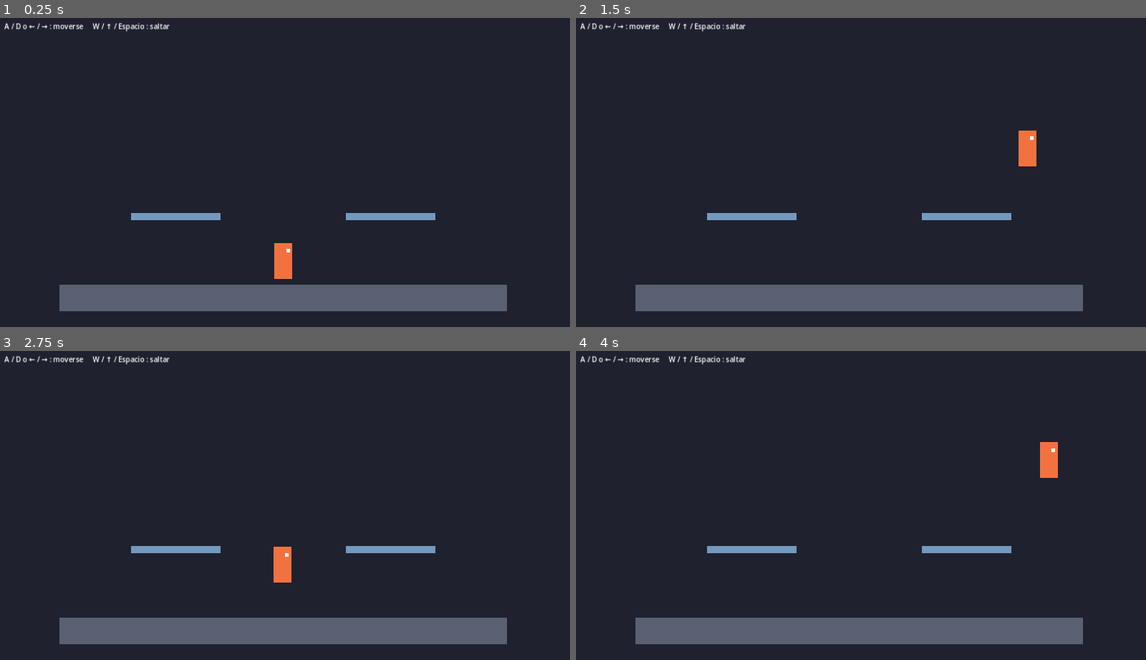
Above: before the commit, frames 1-4 (two rows, left to right).
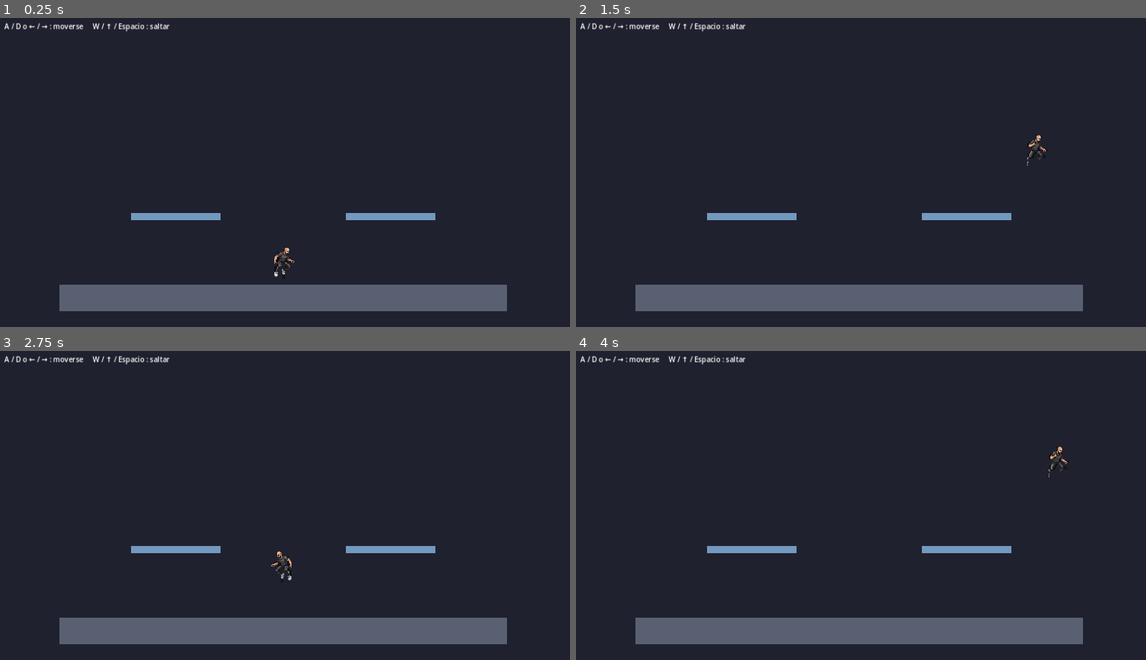
Above: after the commit, the same moments.

Repository: Hatecat/brawltopia
Game: Godot game, scene res://scenes/main.tscn
The game is run twice, just before and just after one commit, with the same random seed, the same clock (stepped at 60 frames per second) and the same inputs.
Inputs:
- Up to frame 1 (0.25 s): no input
- Up to frame 2 (1.5 s): hold D (move_right) from 0.53 s (still down); tap W (jump) at 0.6, 0.77, 1.07, 1.35 s
- Up to frame 3 (2.75 s): tap W (jump) at 1.52, 1.82, 2.1 s; release D (move_right) at 2.03 s; hold A (move_left) from 2.03 s (still down)
- Up to frame 4 (4 s): release A (move_left) at 2.78 s; hold D (move_right) from 2.78 s (still down); tap W (jump) at 2.85, 3.02, 3.32, 3.6, 3.77 s

The runs differ from the first frame. In frame 1, 0.4% of the frame differs, in the area x 48-52%, y 72-85%; in frame 2, 0.4%, in the area x 77-83%, y 36-49%; in frame 3, 0.4%; in frame 4, 0.4%.

Commit message:
Personaje de prueba animado desde la hoja de Matías
- Recorte automático de idle (7), caminar (6) y salto (6) desde
  tmp_assets/gerald.jpg, con fondo transparente y pies alineados.
- SpriteFrames con animaciones idle, walk, jump y fall.
- El jugador usa AnimatedSprite2D en vez de las formas de colores.
- player.gd elige la animación según el estado y voltea el dibujo
  según la dirección.

Es temporal: se reemplazará por el sistema de personajes por piezas.

Co-Authored-By: Claude Opus 5.5 <noreply@anthropic.com>
Claude-Session: https://claude.ai/code/session_01AxPkkTdBkP8xXpUziutC73

Diff:
--- /dev/null
+++ b/assets/characters/matias_temp/matias_frames.tres
@@ -0,0 +1,140 @@
+[gd_resource type="SpriteFrames" load_steps=20 format=3]
+
+[ext_resource type="Texture2D" path="res://assets/characters/matias_temp/idle.png" id="1_idle"]
+[ext_resource type="Texture2D" path="res://assets/characters/matias_temp/walk.png" id="2_walk"]
+[ext_resource type="Texture2D" path="res://assets/characters/matias_temp/jump.png" id="3_jump"]
+
+[sub_resource type="AtlasTexture" id="AtlasTexture_idle_0"]
+atlas = ExtResource("1_idle")
+region = Rect2(0, 0, 78, 68)
+
+[sub_resource type="AtlasTexture" id="AtlasTexture_idle_1"]
+atlas = ExtResource("1_idle")
+region = Rect2(78, 0, 78, 68)
+
+[sub_resource type="AtlasTexture" id="AtlasTexture_idle_2"]
+atlas = ExtResource("1_idle")
+region = Rect2(156, 0, 78, 68)
+
+[sub_resource type="AtlasTexture" id="AtlasTexture_idle_3"]
+atlas = ExtResource("1_idle")
+region = Rect2(234, 0, 78, 68)
+
+[sub_resource type="AtlasTexture" id="AtlasTexture_idle_4"]
+atlas = ExtResource("1_idle")
+region = Rect2(312, 0, 78, 68)
+
+[sub_resource type="AtlasTexture" id="AtlasTexture_idle_5"]
+atlas = ExtResource("1_idle")
+region = Rect2(390, 0, 78, 68)
+
+[sub_resource type="AtlasTexture" id="AtlasTexture_idle_6"]
+atlas = ExtResource("1_idle")
+region = Rect2(468, 0, 78, 68)
+
+[sub_resource type="AtlasTexture" id="AtlasTexture_walk_0"]
+atlas = ExtResource("2_walk")
+region = Rect2(0, 0, 78, 68)
+
+[sub_resource type="AtlasTexture" id="AtlasTexture_walk_1"]
+atlas = ExtResource("2_walk")
+region = Rect2(78, 0, 78, 68)
+
+[sub_resource type="AtlasTexture" id="AtlasTexture_walk_2"]
+atlas = ExtResource("2_walk")
+region = Rect2(156, 0, 78, 68)
+
+[sub_resource type="AtlasTexture" id="AtlasTexture_walk_3"]
+atlas = ExtResource("2_walk")
+region = Rect2(234, 0, 78, 68)
+
+[sub_resource type="AtlasTexture" id="AtlasTexture_walk_4"]
+atlas = ExtResource("2_walk")
+region = Rect2(312, 0, 78, 68)
+
+[sub_resource type="AtlasTexture" id="AtlasTexture_walk_5"]
+atlas = ExtResource("2_walk")
+region = Rect2(390, 0, 78, 68)
+
+[sub_resource type="AtlasTexture" id="AtlasTexture_jump_1"]
+atlas = ExtResource("3_jump")
+region = Rect2(78, 0, 78, 68)
+
+[sub_resource type="AtlasTexture" id="AtlasTexture_jump_2"]
+atlas = ExtResource("3_jump")
+region = Rect2(156, 0, 78, 68)
+
+[sub_resource type="AtlasTexture" id="AtlasTexture_fall_3"]
+atlas = ExtResource("3_jump")
+region = Rect2(234, 0, 78, 68)
+
+[resource]
+animations = [{
+"frames": [{
+"duration": 1.0,
+"texture": SubResource("AtlasTexture_idle_0")
+}, {
+"duration": 1.0,
+"texture": SubResource("AtlasTexture_idle_1")
+}, {
+"duration": 1.0,
+"texture": SubResource("AtlasTexture_idle_2")
+}, {
+"duration": 1.0,
+"texture": SubResource("AtlasTexture_idle_3")
+}, {
+"duration": 1.0,
+"texture": SubResource("AtlasTexture_idle_4")
+}, {
+"duration": 1.0,
+"texture": SubResource("AtlasTexture_idle_5")
+}, {
+"duration": 1.0,
+"texture": SubResource("AtlasTexture_idle_6")
+}],
+"loop": true,
+"name": &"idle",
+"speed": 8.0
+}, {
+"frames": [{
+"duration": 1.0,
+"texture": SubResource("AtlasTexture_walk_0")
+}, {
+"duration": 1.0,
+"texture": SubResource("AtlasTexture_walk_1")
+}, {
+"duration": 1.0,
+"texture": SubResource("AtlasTexture_walk_2")
+}, {
+"duration": 1.0,
+"texture": SubResource("AtlasTexture_walk_3")
+}, {
+"duration": 1.0,
+"texture": SubResource("AtlasTexture_walk_4")
+}, {
+"duration": 1.0,
+"texture": SubResource("AtlasTexture_walk_5")
+}],
+"loop": true,
+"name": &"walk",
+"speed": 10.0
+}, {
+"frames": [{
+"duration": 1.0,
+"texture": SubResource("AtlasTexture_jump_1")
+}, {
+"duration": 1.0,
+"texture": SubResource("AtlasTexture_jump_2")
+}],
+"loop": false,
+"name": &"jump",
+"speed": 8.0
+}, {
+"frames": [{
+"duration": 1.0,
+"texture": SubResource("AtlasTexture_fall_3")
+}],
+"loop": false,
+"name": &"fall",
+"speed": 1.0
+}]
--- a/scenes/characters/player.tscn
+++ b/scenes/characters/player.tscn
@@ -1,6 +1,7 @@
-[gd_scene load_steps=3 format=3]
+[gd_scene load_steps=4 format=3]
 
 [ext_resource type="Script" path="res://scripts/player.gd" id="1_player"]
+[ext_resource type="SpriteFrames" path="res://assets/characters/matias_temp/matias_frames.tres" id="2_frames"]
 
 [sub_resource type="RectangleShape2D" id="RectangleShape2D_body"]
 size = Vector2(40, 80)
@@ -14,10 +15,10 @@
 position = Vector2(0, -40)
 shape = SubResource("RectangleShape2D_body")
 
-[node name="Body" type="Polygon2D" parent="."]
-color = Color(0.95, 0.45, 0.25, 1)
-polygon = PackedVector2Array(-20, -80, 20, -80, 20, 0, -20, 0)
-
-[node name="Eye" type="Polygon2D" parent="."]
-color = Color(1, 1, 1, 1)
-polygon = PackedVector2Array(6, -66, 14, -66, 14, -58, 6, -58)
+[node name="Sprite" type="AnimatedSprite2D" parent="."]
+texture_filter = 1
+position = Vector2(0, -42.5)
+scale = Vector2(1.25, 1.25)
+sprite_frames = ExtResource("2_frames")
+animation = &"idle"
+autoplay = "idle"
--- a/scripts/player.gd
+++ b/scripts/player.gd
@@ -15,12 +15,16 @@
 # así todos los objetos del juego comparten el mismo valor.
 var gravity: float = ProjectSettings.get_setting("physics/2d/default_gravity")
 
+# El dibujo animado. @onready lo busca cuando la escena ya está lista.
+@onready var sprite: AnimatedSprite2D = $Sprite
+
 
 func _physics_process(delta: float) -> void:
 	_apply_gravity(delta)
 	_handle_jump()
 	_handle_horizontal_movement(delta)
 	move_and_slide()
+	_update_animation()
 
 
 func _apply_gravity(delta: float) -> void:
@@ -43,3 +47,21 @@
 		velocity.x = move_toward(velocity.x, direction * move_speed, acceleration * delta)
 	else:
 		velocity.x = move_toward(velocity.x, 0.0, friction * delta)
+
+
+func _update_animation() -> void:
+	# Mirar hacia donde se mueve. Los dibujos miran a la derecha,
+	# así que hacia la izquierda los volteamos (flip_h).
+	if velocity.x < -1.0:
+		sprite.flip_h = true
+	elif velocity.x > 1.0:
+		sprite.flip_h = false
+
+	# Elegir la animación según el estado. play() no reinicia
+	# la animación si ya se está reproduciendo.
+	if not is_on_floor():
+		sprite.play("jump" if velocity.y < 0.0 else "fall")
+	elif absf(velocity.x) > 10.0:
+		sprite.play("walk")
+	else:
+		sprite.play("idle")
Binary file added: assets/characters/matias_temp/idle.png
Not shown, added: assets/characters/matias_temp/idle.png.import
Binary file added: assets/characters/matias_temp/jump.png
Not shown, added: assets/characters/matias_temp/jump.png.import
Binary file added: assets/characters/matias_temp/walk.png
Not shown, added: assets/characters/matias_temp/walk.png.import
Not shown, changed: README.md
Not shown, added: assets/characters/matias_temp/README.md
Not shown, added: assets/characters/matias_temp/extract_from_sheet.py
